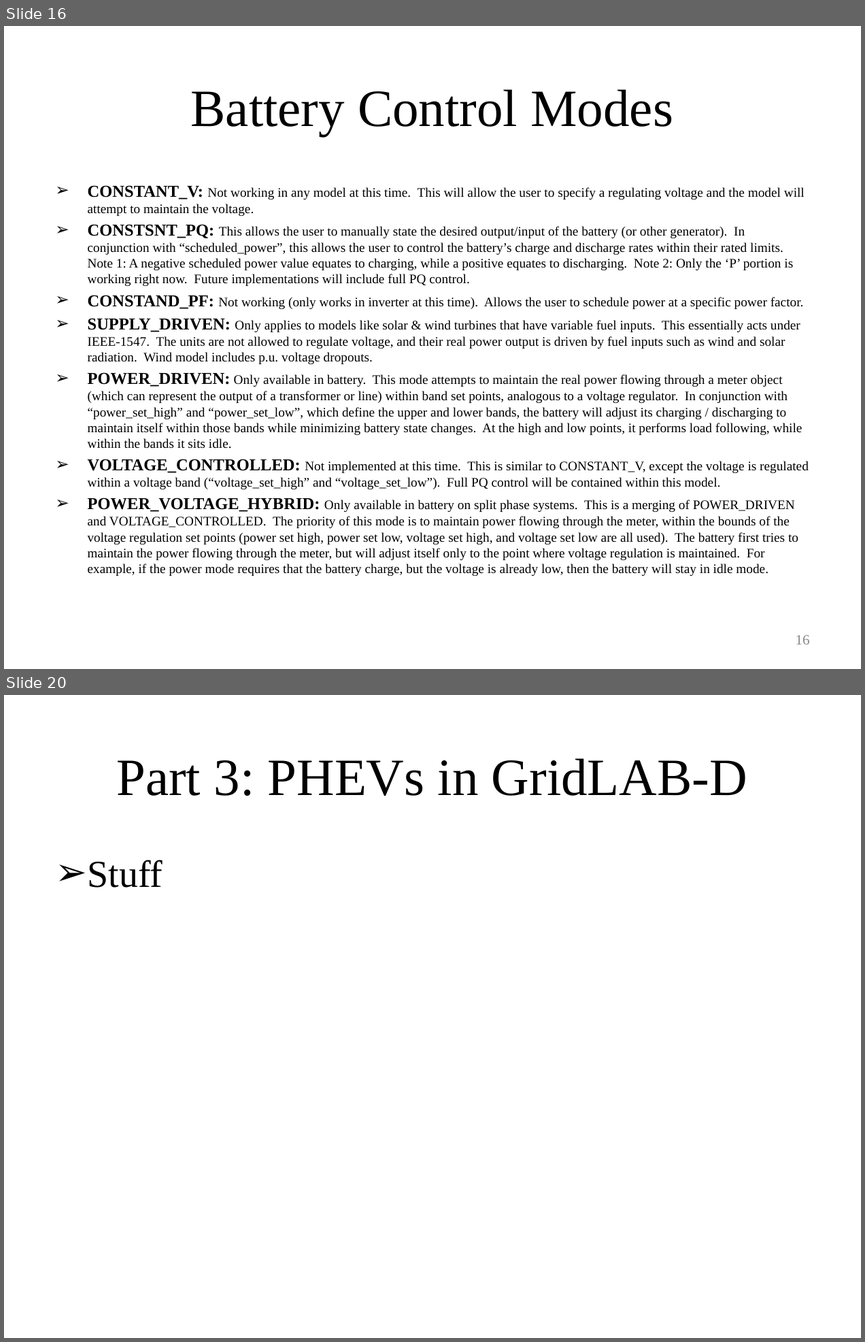
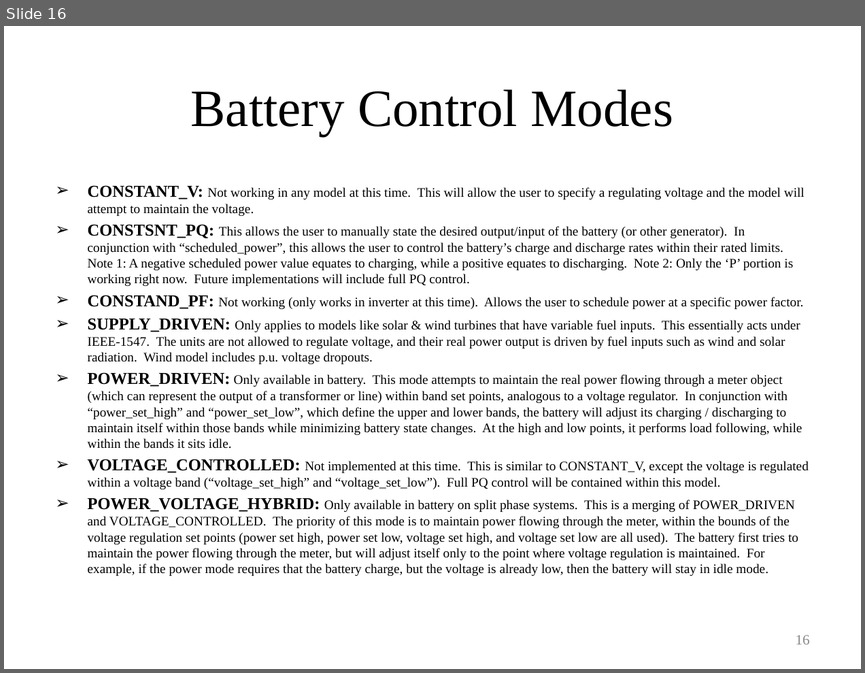
Before and after one commit to gridlab-d/course, a slide deck: Distribution_Analysis_Course/4.0 - Energy_Storage_and_PHEVs.ppt. Shown one above the other, each under a label of ours: slides 16 and 20 before the commit, slide 16 after it; the slides between them are not shown. The pictures are 865x1342 and 865x673 pixels, drawn with LibreOffice and Linux fonts; fonts in the diff are those of the drawing. Boxes give left, top, right and bottom in pixels: in the first picture for what was removed or moved away, otherwise in the second. Text is boxed around its words. In the diff, an @@ line names an element or a change of style, - is before the commit and + after.

```diff
--- a/Distribution_Analysis_Course/4.0 - Energy_Storage_and_PHEVs.ppt
+++ b/Distribution_Analysis_Course/4.0 - Energy_Storage_and_PHEVs.ppt
@@ slide 20 removed at <box>4,695,861,1338</box>, background #FFFFFF @@
@@ title removed at <box>116,758,747,796</box> @@
-Part 3: PHEVs in GridLAB-D
@@ text removed at <box>88,860,163,887</box> @@
-➢ Stuff
```
Also in this commit, not shown: 1 slide changed, 4 slides added, 2 other slides removed.
